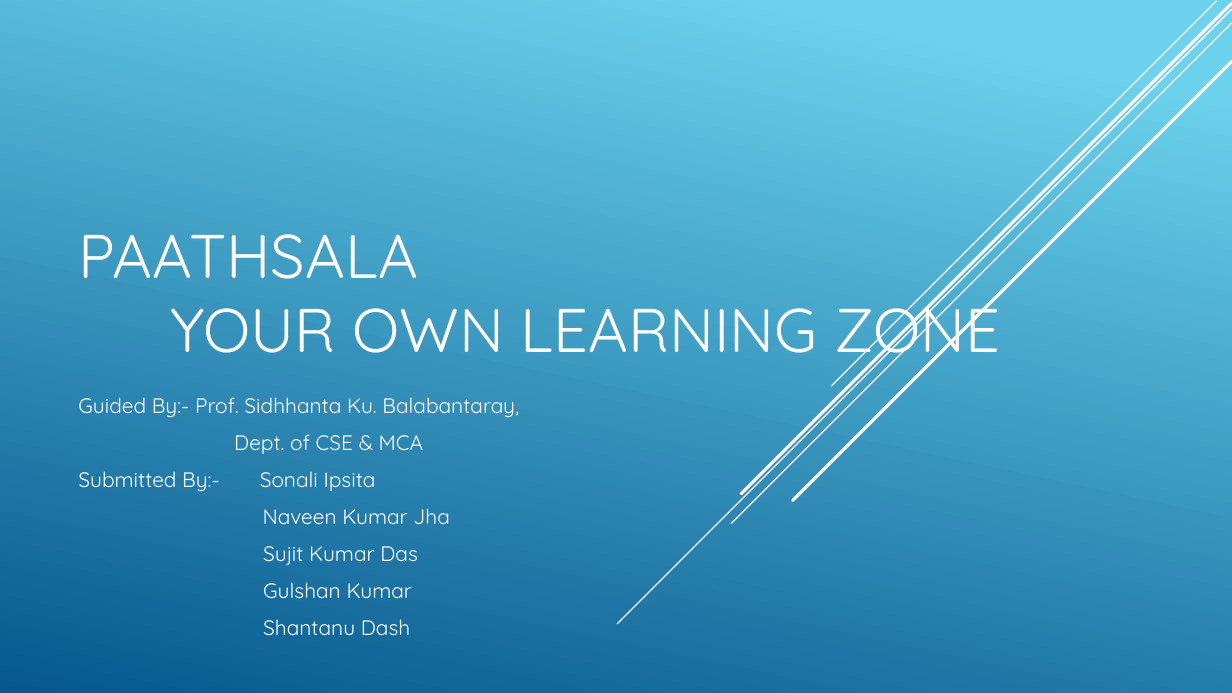
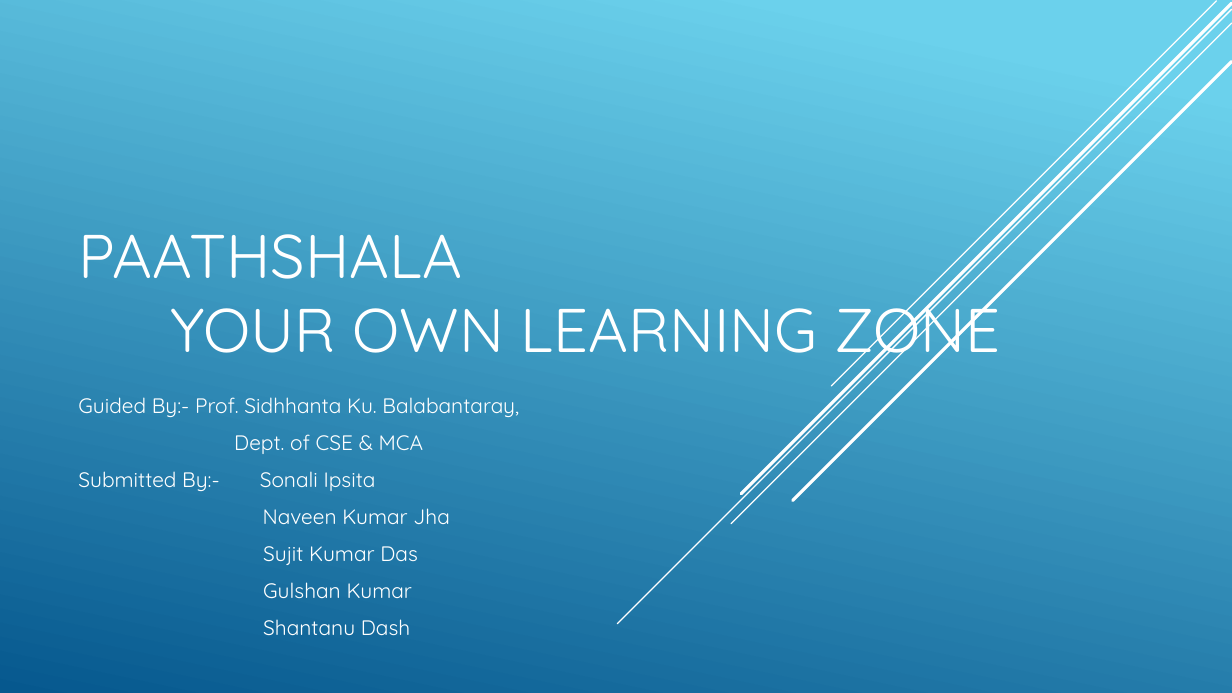
Before and after one commit to DSujitKumar/PaathShala, a slide deck: slide 1 of Paathsala.pptx. Drawn at 1232x693 pixels with LibreOffice and Linux fonts; fonts in the diff are those of the drawing. Boxes give left, top, right and bottom in pixels: in the first picture for what was removed or moved away, otherwise in the second. Text is boxed around its words. In the diff, an @@ line names an element or a change of style, - is before the commit and + after.

```diff
--- a/Paathsala.pptx
+++ b/Paathsala.pptx
@@ title at bbox=[78, 234, 1000, 369]: text changed @@
-PAATHSALA
-YOUR OWN LEARNING ZONE
+PAATHSHALA
+YOUR OWN LEARNING ZONE
```
Also in this commit, not shown: 4 other slides changed, 3 slides added, 1 slide removed.
